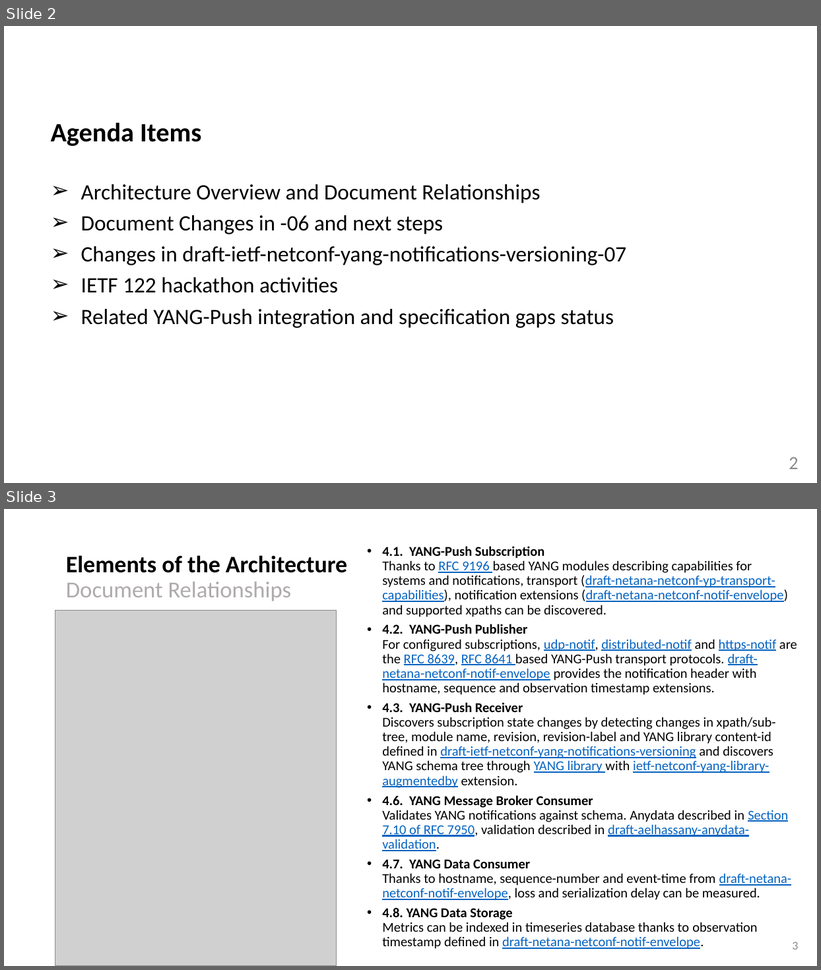
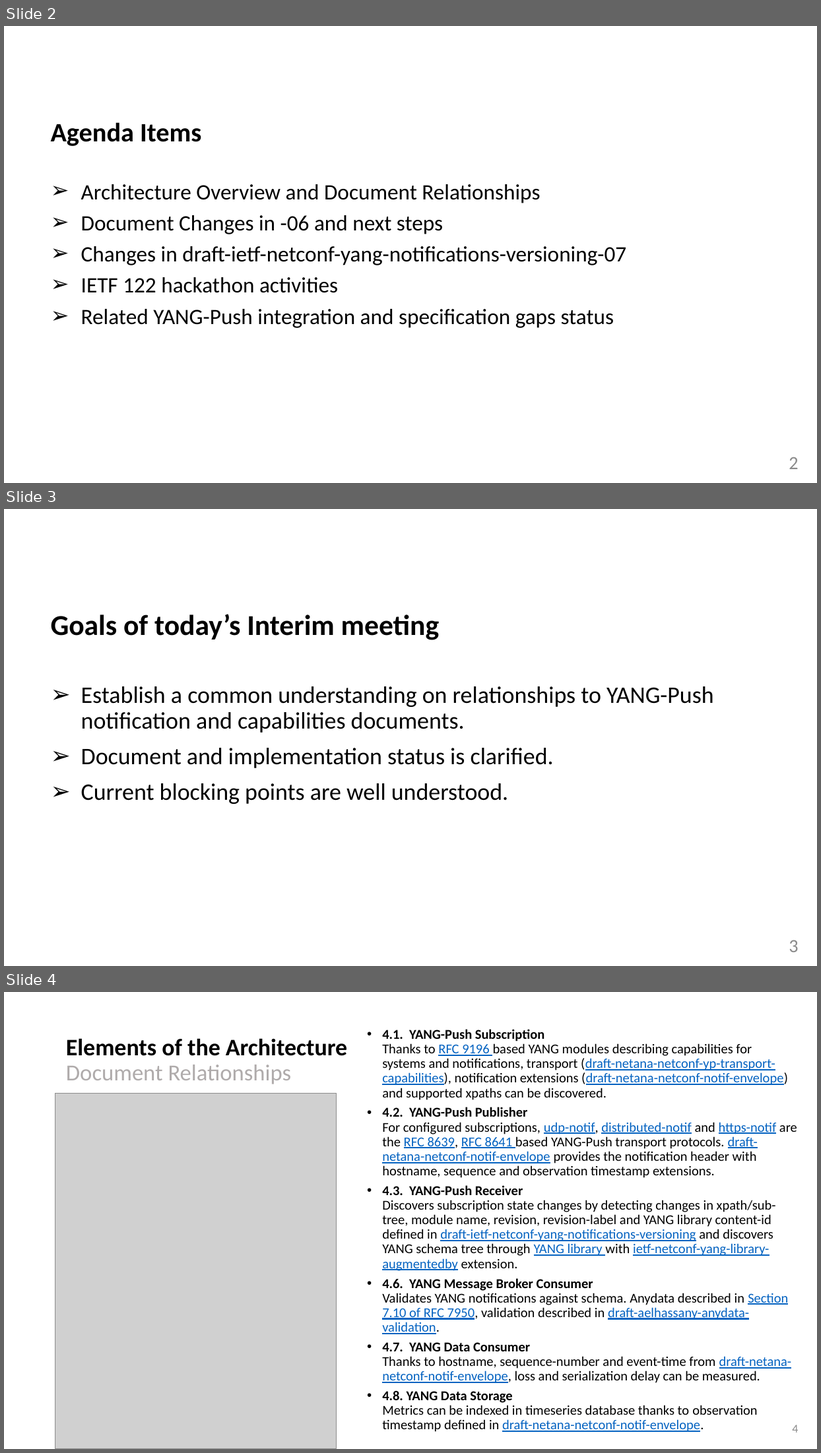
Before and after one commit to network-analytics/ietf-network-analytics-document-status, a slide deck: 122/NETCONF/netconf-nmop-interim-draft-ietf-nmop-yang-message-broker-integration-06.pptx. Shown one above the other, each under a label of ours: slides 2 and 3 before the commit, slides 2, 3 and 4 after it. The pictures are 821x970 and 821x1453 pixels, drawn with LibreOffice and Linux fonts; fonts in the diff are those of the drawing; grey boxes stand for pictures. Boxes give left, top, right and bottom in pixels: in the first picture for what was removed or moved away, otherwise in the second. Text is boxed around its words. In the diff, an @@ line names an element or a change of style, - is before the commit and + after.

```diff
--- a/122/NETCONF/netconf-nmop-interim-draft-ietf-nmop-yang-message-broker-integration-06.pptx
+++ b/122/NETCONF/netconf-nmop-interim-draft-ietf-nmop-yang-message-broker-integration-06.pptx
@@ slide 3 added at (x1=4, y1=509, x2=817, y2=966), background #FFFFFF @@
@@ text added at (x1=51, y1=614, x2=714, y2=804), 28 pt, text #000000 @@
+Goals of today’s Interim meeting
+➢ Establish a common understanding on relationships to YANG-Push notification and capabilities documents.
+➢ Document and implementation status is clarified.
+➢ Current blocking points are well understood.
@@ page number added at (x1=789, y1=941, x2=798, y2=953), 22 pt, text #8C8C8C @@
+3
@@ what was slide 3 is now slide 4 @@
@@ page number at (x1=792, y1=1425, x2=798, y2=1433): text changed @@
-3
+4
```
Also in this commit, not shown: 1 slide changed, 1 other slide added, 1 other file.
